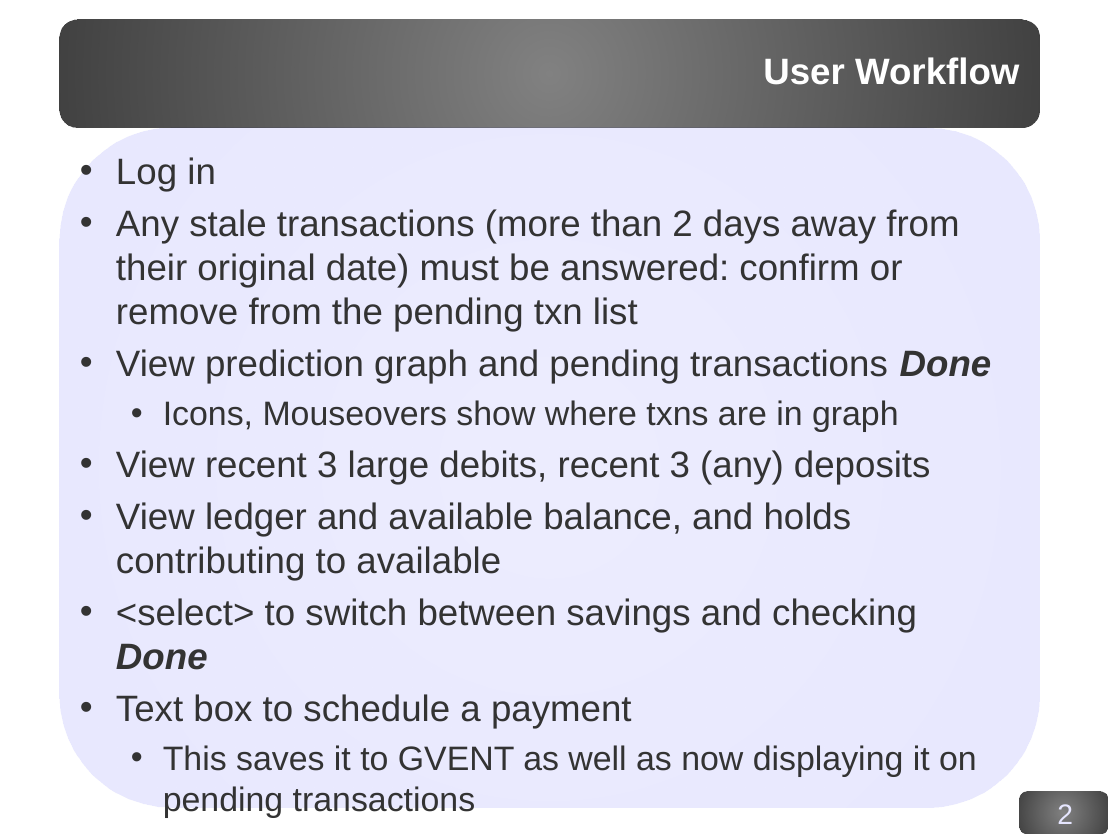
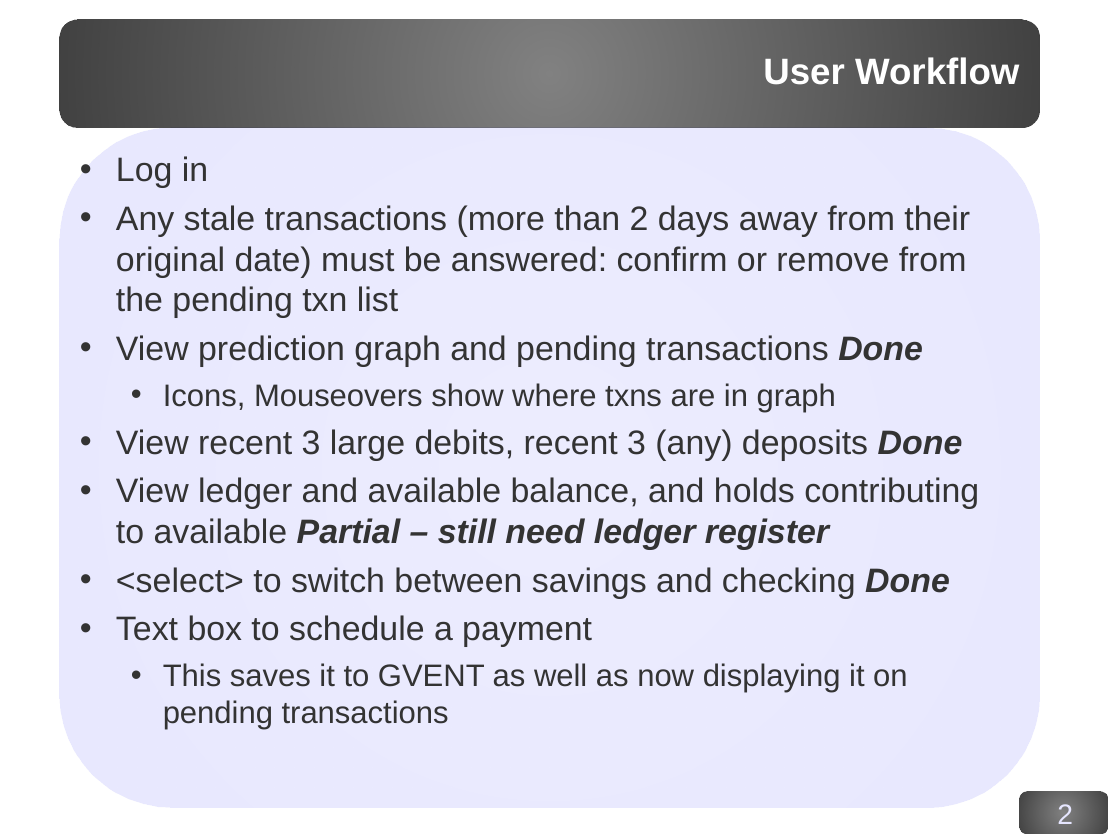
Before and after one commit to corydodt/Afloat, a slide deck: slide 2 of doc/afloat.odp. Drawn at 1120x840 pixels with LibreOffice and Linux fonts; fonts in the diff are those of the drawing; background and template pictures are left out. Boxes give left, top, right and bottom in pixels: in the first picture for what was removed or moved away, otherwise in the second. Text is boxed around its words. In the diff, an @@ line names an element or a change of style, - is before the commit and + after.

```diff
--- a/doc/afloat.odp
+++ b/doc/afloat.odp
@@ text at [116,156,970,730]: size 26 to 24 pt in "Log in", "Any stale transactions (more than 2 days ...", "View prediction graph and pending transactions Done", "<select> to switch between savings and checking ..." and 1 more places; size 24 to 22 pt in "Icons, Mouseovers show where txns are in ...", "This saves it to GVENT as well ..." @@
@@ text at [116,429,979,550]: text changed; size 26 to 24 pt @@
-• View recent 3 large debits, recent 3 (any) deposits
-• View ledger and available balance, and holds contributing to available
+• View recent 3 large debits, recent 3 (any) deposits Done
+• View ledger and available balance, and holds contributing to available Partial – still need ledger register
```
Also in this commit, not shown: 4 other slides changed.
